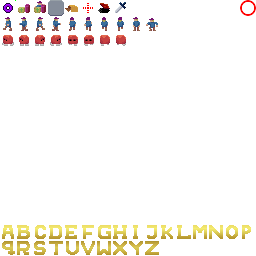
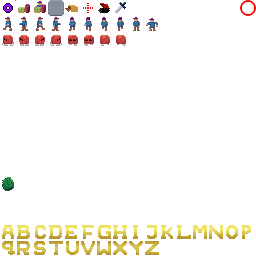
Two versions of the same layered image (256×256). Layer-by-layer changes:
painted on "Bakgrund" over [2, 177, 14, 191]
